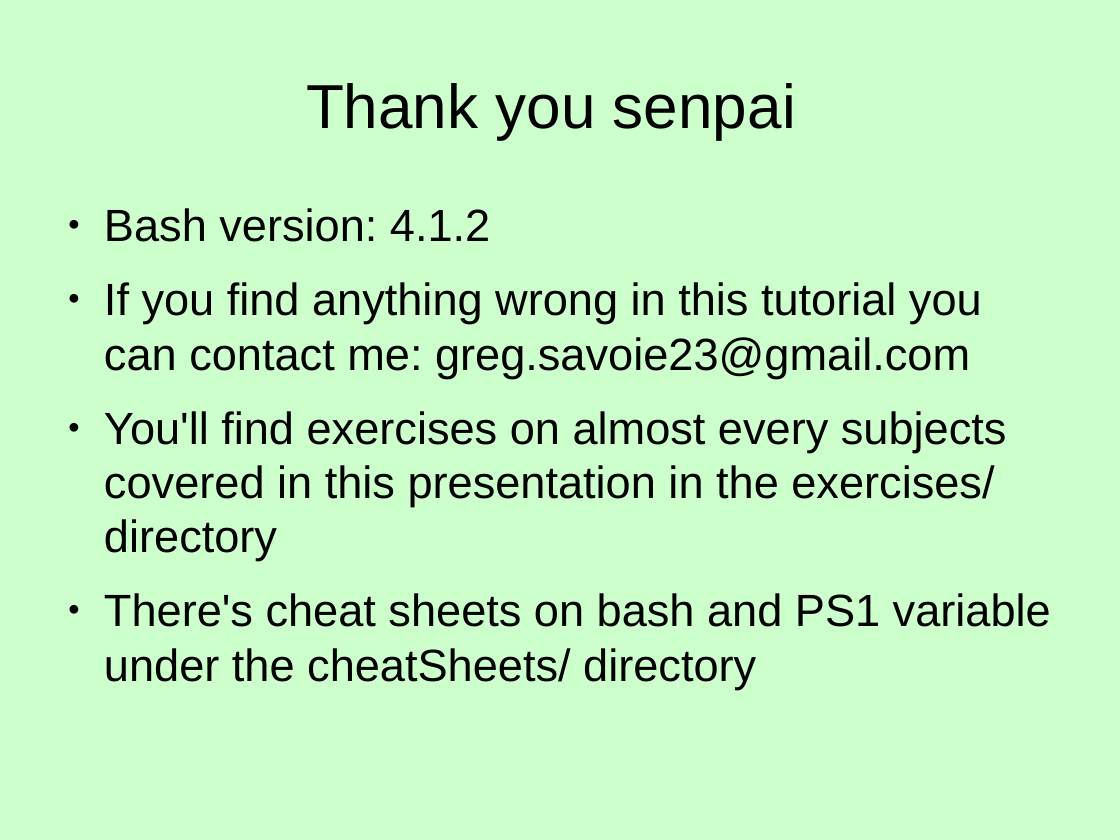
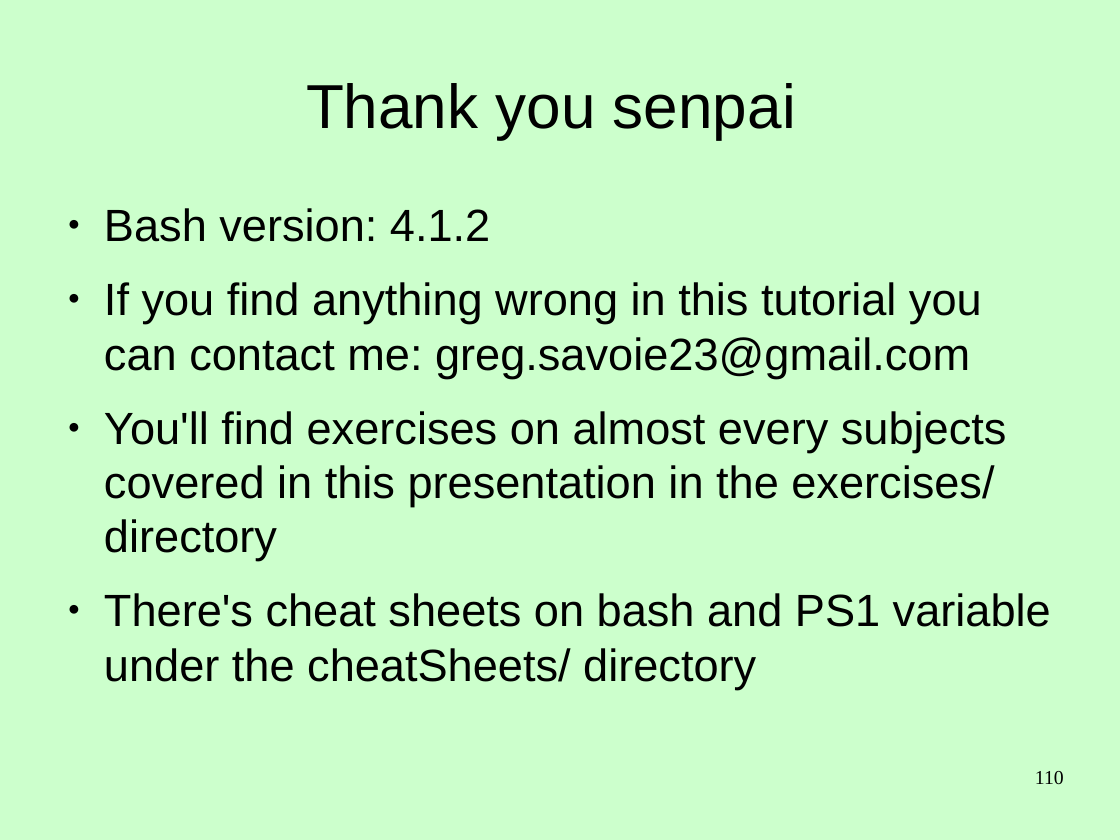
Before and after one commit to Clibre/An-introduction-to-bash, a slide deck: slide 110 of presentation/presentation.odp. Drawn at 1120x840 pixels with LibreOffice and Linux fonts; fonts in the diff are those of the drawing. Boxes give left, top, right and bottom in pixels: in the first picture for what was removed or moved away, otherwise in the second. Text is boxed around its words. In the diff, an @@ line names an element or a change of style, - is before the commit and + after.

```diff
--- a/presentation/presentation.odp
+++ b/presentation/presentation.odp
@@ page number added at [1035, 771, 1064, 785], 14 pt, text #000000 @@
+110
```
Also in this commit, not shown: 115 other slides changed, 1 other file.
